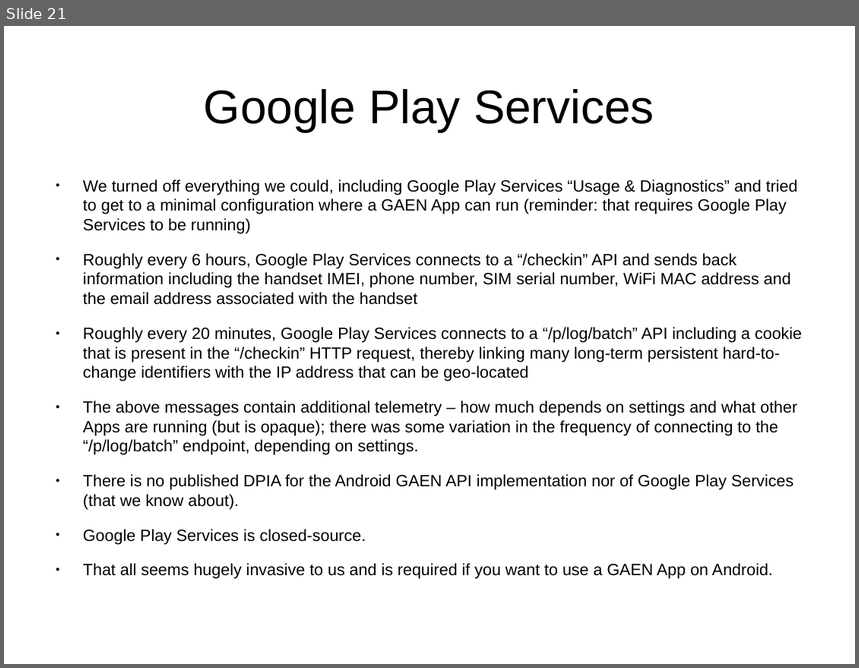
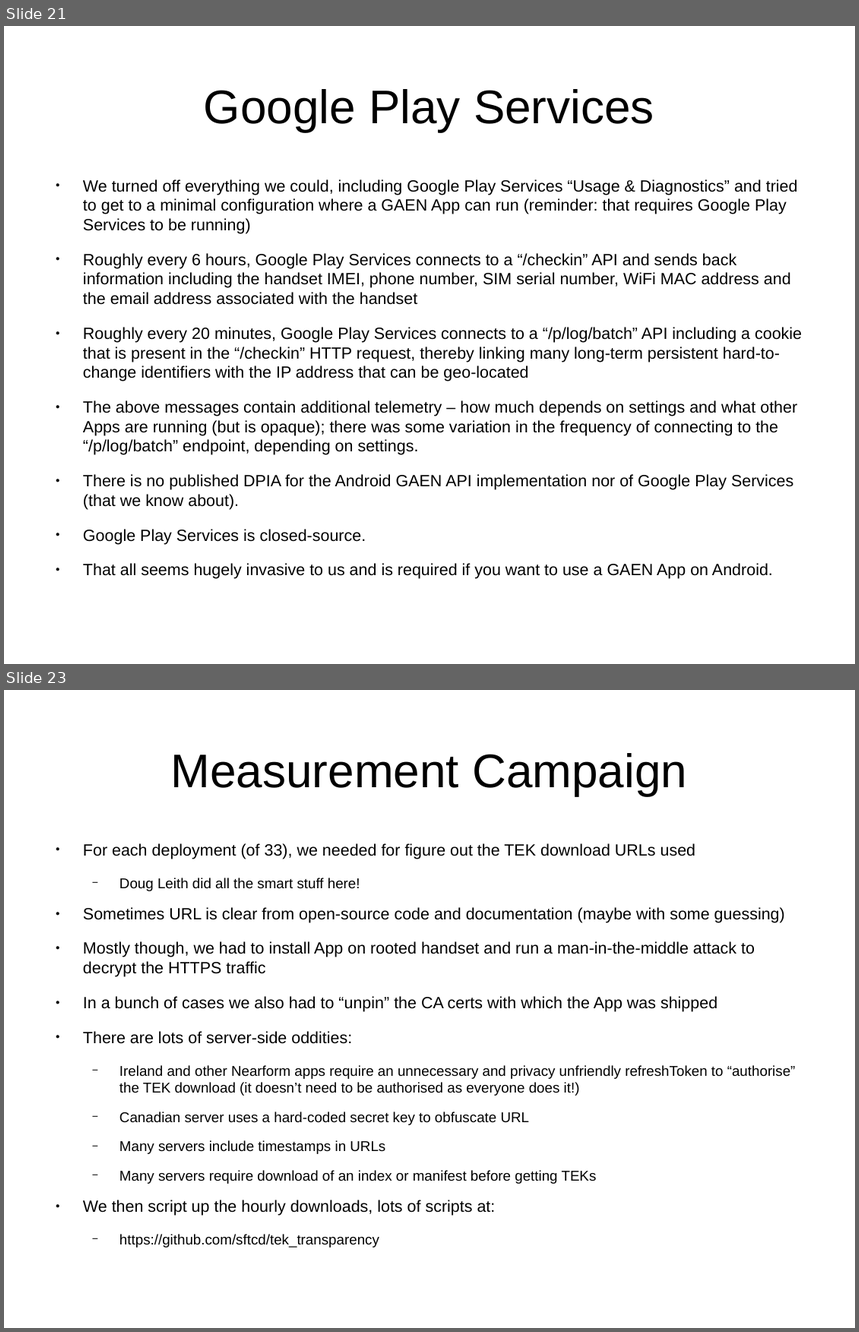
Before and after one commit to sftcd/witidtm, a slide deck: lectures/2020-2021/900-covid.odp. Shown one above the other, each under a label of ours: slide 21 before the commit, slides 21 and 23 after it; the slides between them are not shown. The pictures are 859x668 and 859x1332 pixels, drawn with LibreOffice and Linux fonts; fonts in the diff are those of the drawing; background and template pictures are left out. Boxes give left, top, right and bottom in pixels: in the first picture for what was removed or moved away, otherwise in the second. Text is boxed around its words. In the diff, an @@ line names an element or a change of style, - is before the commit and + after.

```diff
--- a/lectures/2020-2021/900-covid.odp
+++ b/lectures/2020-2021/900-covid.odp
@@ slide 23 added at (x1=4, y1=690, x2=855, y2=1328), background #FFFFFF @@
@@ title added at (x1=171, y1=753, x2=687, y2=796), 44 pt, text #000000 @@
+Measurement Campaign
@@ text added at (x1=83, y1=844, x2=796, y2=1216), 15.2 pt, text #000000 @@
+● For each deployment (of 33), we needed for figure out the TEK download URLs used
+  − Doug Leith did all the smart stuff here!
+● Sometimes URL is clear from open-source code and documentation (maybe with some guessing)
+● Mostly though, we had to install App on rooted handset and run a man-in-the-middle attack to decrypt the HTTPS traffic
+● In a bunch of cases we also had to “unpin” the CA certs with which the App was shipped
+● There are lots of server-side oddities:
+  − Ireland and other Nearform apps require an unnecessary and privacy unfriendly refreshToken to “authorise” the TEK download (it doesn’t need to be authorised as everyone does it!)
+  − Canadian server uses a hard-coded secret key to obfuscate URL
+  − Many servers include timestamps in URLs
+  − Many servers require download of an index or manifest before getting TEKs
+● We then script up the hourly downloads, lots of scripts at:
+  − https://github.com/sftcd/tek_transparency
```
Also in this commit, not shown: 3 slides changed, 2 other slides added, 2 other files.
